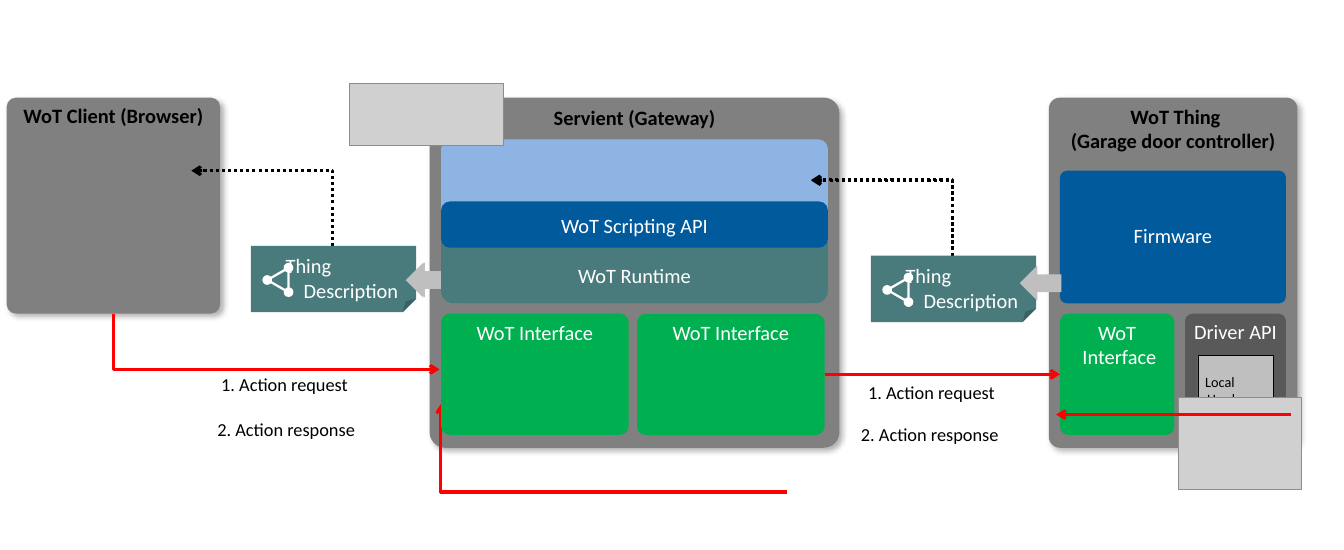
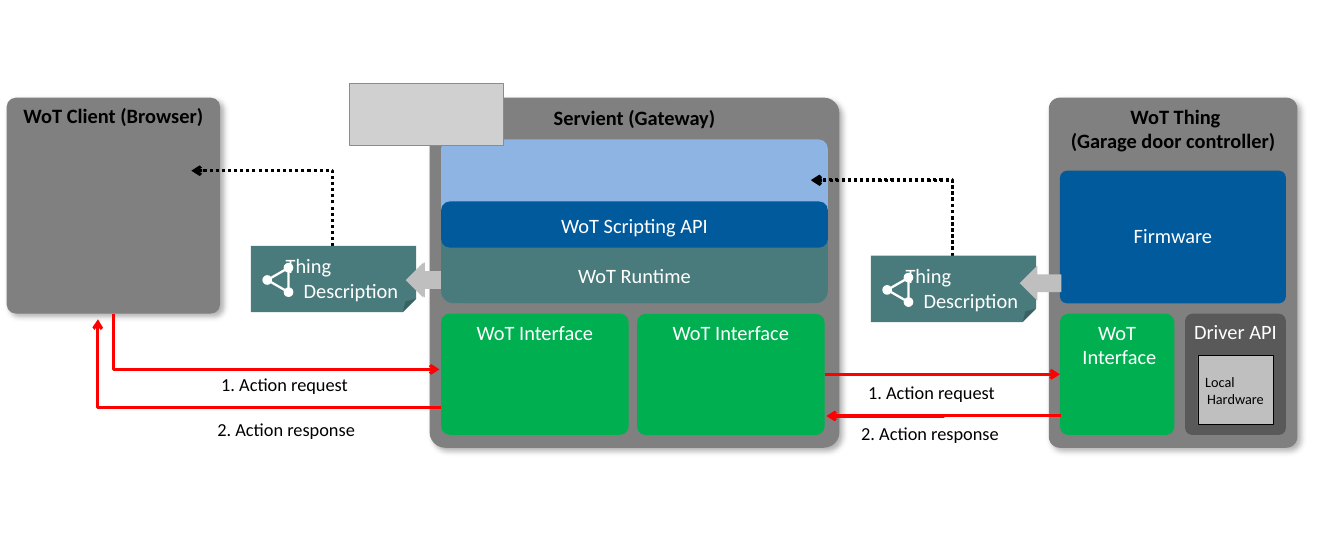
Before and after one commit to w3c/wot-security, a slide deck: slide 4 of images/Security_scenarios.pptx (slide 3 before the commit). Drawn at 1344x550 pixels with LibreOffice and Linux fonts; fonts in the diff are those of the drawing; grey boxes stand for pictures. Boxes give left, top, right and bottom in pixels: in the first picture for what was removed or moved away, otherwise in the second. Text is boxed around its words. In the diff, an @@ line names an element or a change of style, - is before the commit and + after.

```diff
--- a/images/Security_scenarios.pptx
+++ b/images/Security_scenarios.pptx
@@ elbow arrow moved from (787, 492) - (441, 404) to (444, 408) - (98, 319) @@
@@ elbow arrow moved from (1291, 414) - (1057, 414) to (1062, 416) - (826, 416) @@
@@ picture removed at [1178,397,1301,490] @@
```
Also in this commit, not shown: 3 other slides changed, 3 slides added, 4 other files.
